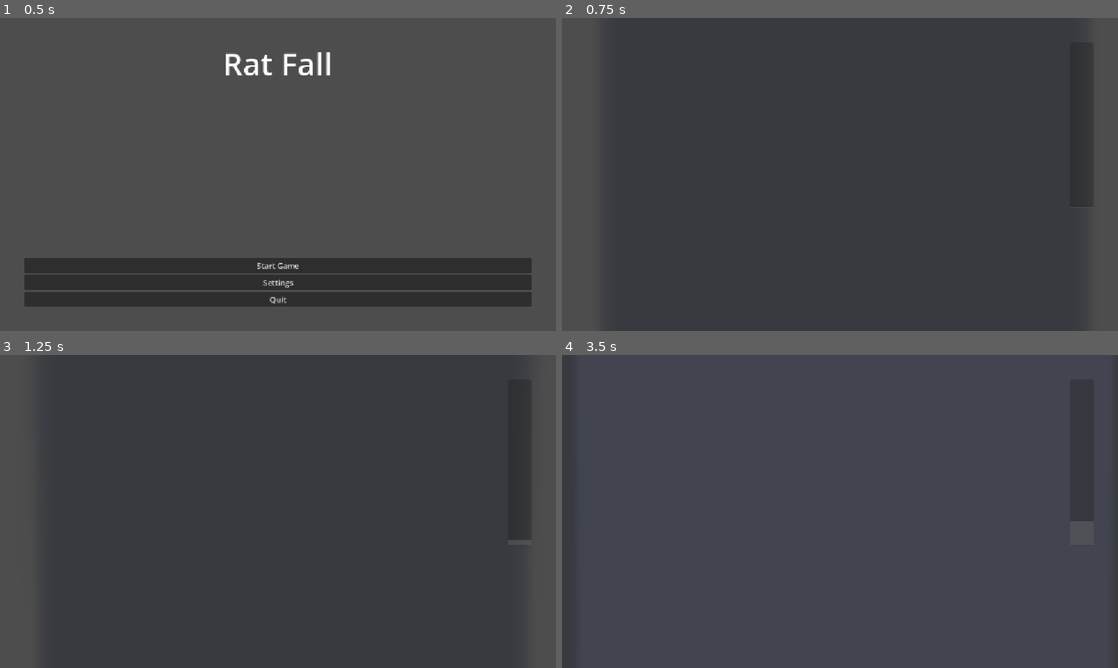
Above: before the commit, frames 1-4 (two rows, left to right).
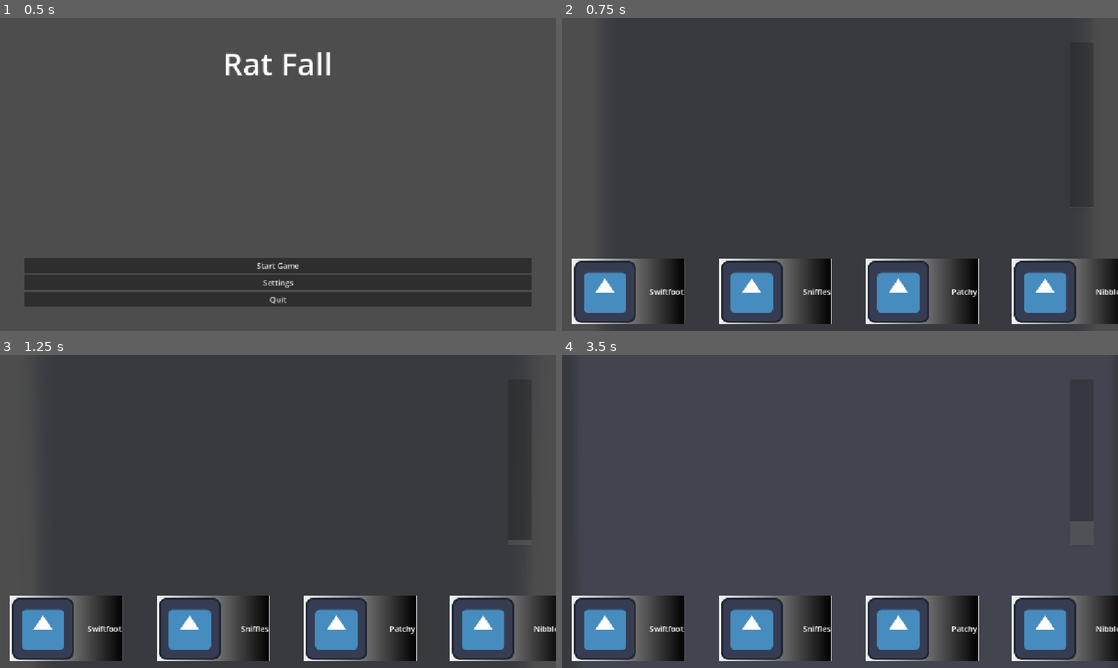
Above: after the commit, the same moments.

Repository: eebysheebstudio-hue/RatFall
Game: Godot game, scene res://Scenes/BootLevel.tscn
The game is run twice, just before and just after one commit, with the same random seed, the same clock (stepped at 60 frames per second) and the same inputs. The engine's default icon, where the game draws it, is replaced by a stand-in: a white triangle on a blue panel in a dark square.
Inputs:
- Up to frame 1 (0.5 s): no input
- Up to frame 2 (0.75 s): click "Start Game" at 0.5 s
- Up to frame 3 (1.25 s): no input
- Up to frame 4 (3.5 s): tap Enter (ui_accept) at 1.25, 1.52, 2.27, 2.75 s; hold Right (ui_right) 1.28-2.78 s; hold Left (ui_left) from 2.78 s (still down)

Frame 1 is identical in both runs. In frame 2, 9.6% of the frame differs, in the area x 1-100%, y 76-98%; in frame 3, 9.6%; in frame 4, 10%.

Commit message:
Added basic player iconography
Added a list of random player names to be displayed on the bottom of the screen

Diff:
--- a/Scenes/Hill.tscn
+++ b/Scenes/Hill.tscn
@@ -6,6 +6,7 @@
 [ext_resource type="Texture2D" uid="uid://cdhhm1tmv66xb" path="res://icon.svg" id="3_5w2i3"]
 [ext_resource type="PackedScene" uid="uid://slfed6uk1a0u" path="res://Scenes/Camera.tscn" id="3_8xj3v"]
 [ext_resource type="PackedScene" uid="uid://lo3enc16f3xs" path="res://Scenes/UI/HillHud.tscn" id="6_q62r0"]
+[ext_resource type="PackedScene" uid="uid://ntjoko872gi3" path="res://Scenes/UI/PlayerHud.tscn" id="7_vsmbq"]
 
 [sub_resource type="WorldBoundaryShape2D" id="WorldBoundaryShape2D_g4v7s"]
 
@@ -84,4 +85,24 @@
 [node name="HillHud" parent="CanvasLayer/BoxContainer" unique_id=1600366834 instance=ExtResource("6_q62r0")]
 layout_mode = 2
 
+[node name="HBoxContainer" type="HBoxContainer" parent="CanvasLayer/BoxContainer/HillHud" unique_id=1831515906]
+layout_mode = 0
+offset_right = 40.0
+offset_bottom = 40.0
+offset_transform_enabled = true
+offset_transform_position = Vector2(5, 35)
+
+[node name="PlayerHud" parent="CanvasLayer/BoxContainer/HillHud/HBoxContainer" unique_id=587170444 instance=ExtResource("7_vsmbq")]
+layout_mode = 2
+offset_transform_enabled = true
+
+[node name="PlayerHud2" parent="CanvasLayer/BoxContainer/HillHud/HBoxContainer" unique_id=1671021736 instance=ExtResource("7_vsmbq")]
+layout_mode = 2
+
+[node name="PlayerHud3" parent="CanvasLayer/BoxContainer/HillHud/HBoxContainer" unique_id=152885630 instance=ExtResource("7_vsmbq")]
+layout_mode = 2
+
+[node name="PlayerHud4" parent="CanvasLayer/BoxContainer/HillHud/HBoxContainer" unique_id=2096173716 instance=ExtResource("7_vsmbq")]
+layout_mode = 2
+
 [connection signal="body_entered" from="MovementNode/KillBox" to="." method="_on_kill_box_body_entered"]
--- a/Scenes/Player/player.gd
+++ b/Scenes/Player/player.gd
@@ -7,8 +7,8 @@
 
 func _physics_process(delta: float) -> void:
 	# Add the gravity.
-	if not is_on_floor():
-		velocity += get_gravity() * delta
+	#if not is_on_floor():
+		#velocity += get_gravity() * delta
 
 	# Handle jump.
 	if Input.is_action_just_pressed("ui_accept") and is_on_floor():
--- a/Scenes/UI/PlayerHud.tscn
+++ b/Scenes/UI/PlayerHud.tscn
@@ -1,5 +1,6 @@
 [gd_scene format=3 uid="uid://ntjoko872gi3"]
 
+[ext_resource type="Script" uid="uid://bn7clmd0srxbf" path="res://Scenes/UI/player_hud.gd" id="1_pi7ir"]
 [ext_resource type="Texture2D" uid="uid://cdhhm1tmv66xb" path="res://icon.svg" id="1_tpfxl"]
 
 [sub_resource type="Gradient" id="Gradient_pi7ir"]
@@ -16,26 +17,16 @@
 anchors_preset = 15
 anchor_right = 1.0
 anchor_bottom = 1.0
-offset_right = -854.0
-offset_bottom = -452.0
+offset_right = -852.0
+offset_bottom = -448.0
 grow_horizontal = 2
 grow_vertical = 2
-
-[node name="Background" type="TextureRect" parent="." unique_id=1991078837]
-layout_mode = 1
-anchors_preset = 15
-anchor_right = 1.0
-anchor_bottom = 1.0
-grow_horizontal = 2
-grow_vertical = 2
-texture = SubResource("GradientTexture1D_g4v7s")
-expand_mode = 1
+script = ExtResource("1_pi7ir")
 
 [node name="MarginContainer" type="MarginContainer" parent="." unique_id=1954324190]
-layout_mode = 1
-anchors_preset = 15
-anchor_right = 1.0
-anchor_bottom = 1.0
+layout_mode = 0
+offset_right = 267.0
+offset_bottom = 168.0
 grow_horizontal = 2
 grow_vertical = 2
 theme_override_constants/margin_left = 20
@@ -46,6 +37,7 @@
 [node name="HBoxContainer" type="HBoxContainer" parent="MarginContainer" unique_id=1677836116]
 layout_mode = 2
 size_flags_vertical = 4
+offset_transform_enabled = true
 
 [node name="PowerUpIcon" type="TextureRect" parent="MarginContainer/HBoxContainer" unique_id=674048366]
 layout_mode = 2
@@ -56,3 +48,18 @@
 layout_mode = 2
 size_flags_horizontal = 8
 text = "PlayerName"
+
+[node name="Background" type="TextureRect" parent="." unique_id=1991078837]
+z_index = -1
+layout_mode = 1
+anchors_preset = 15
+anchor_right = 1.0
+anchor_bottom = 1.0
+offset_left = 16.0
+offset_top = 16.0
+offset_right = -50.0
+offset_bottom = -49.0
+grow_horizontal = 2
+grow_vertical = 2
+texture = SubResource("GradientTexture1D_g4v7s")
+expand_mode = 1
--- /dev/null
+++ b/Scenes/UI/player_hud.gd
@@ -0,0 +1,38 @@
+extends Control
+
+var player_name: String = ""
+
+# Called when the node enters the scene tree for the first time.
+func _ready() -> void:
+
+
+	randomize()
+
+
+
+
+
+	pass
+	# Replace with function body.
+
+
+# TODO Need to update array list if name is already taken
+func set_player_name(names: Array[String]):
+	if player_name.is_empty():
+		var random_index = randi() % names.size()
+		player_name = names[random_index]
+		$MarginContainer/HBoxContainer/Label.text = player_name
+		names.remove_at(random_index)
+		print(names)
+
+
+##TODO
+# Set up up to 4 players to join game (4 icons on bottom of screen)
+# In order, pressing start on new controllers will allow players to join
+# Spawn in a player for each player joined
+#
+#
+
+# Called every frame. 'delta' is the elapsed time since the previous frame.
+#func _process(delta: float) -> void:
+	#pass
--- a/Scenes/hill.gd
+++ b/Scenes/hill.gd
@@ -5,11 +5,17 @@
 var percent_progress: float = 0.0
 var hill_height: float
 var players: Array[Player]
+var names: Array[String] = ["Nibbler", "Sniffles", "Wormtail", "Patchy", "Swipes", "Swiftfoot"]
 
 # Called when the node enters the scene tree for the first time.
 func _ready() -> void:
 	hill_height = hill_top - hill_bottom
 	$MovementNode.position = Vector2(0, hill_bottom)
+	$CanvasLayer/BoxContainer/HillHud/HBoxContainer/PlayerHud.set_player_name(names)
+	$CanvasLayer/BoxContainer/HillHud/HBoxContainer/PlayerHud2.set_player_name(names)
+	$CanvasLayer/BoxContainer/HillHud/HBoxContainer/PlayerHud3.set_player_name(names)
+	$CanvasLayer/BoxContainer/HillHud/HBoxContainer/PlayerHud4.set_player_name(names)
+
 
 
 # Called every frame. 'delta' is the elapsed time since the previous frame.
Not shown, added: Assets/Audio/Rat_Theme_1(temp).wav.import
Not shown, added: Assets/Audio/temp_squeak.ogg.import
Not shown, added: Assets/Audio/temp_squeak_catty.ogg.import
Not shown, added: Assets/Audio/temp_squeak_forceful.ogg.import
Not shown, added: Assets/Audio/temp_squeak_noble.ogg.import
Not shown, added: Assets/Audio/temp_squeak_old.ogg.import
Not shown, added: Assets/Audio/temp_squeak_sneaky.ogg.import
Not shown, added: Scenes/UI/player_hud.gd.uid
